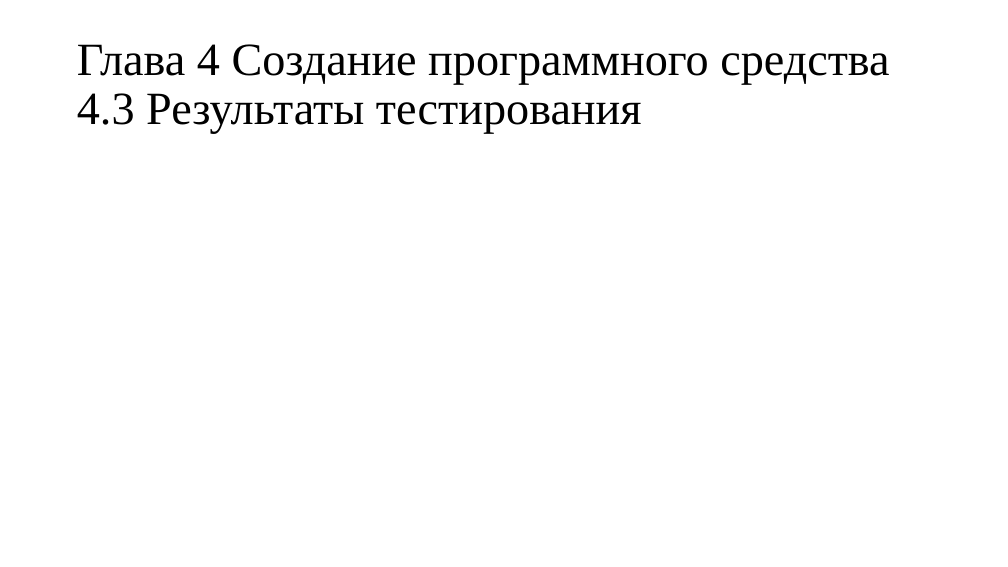
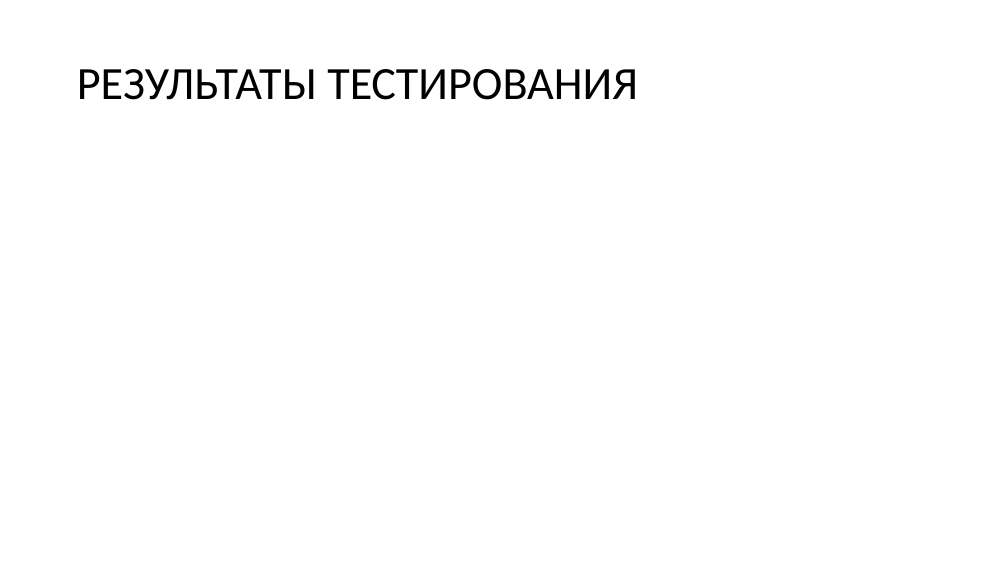
Before and after one commit to Wideweb/-digital-psychology-docs, a slide deck: slide 9 of Алькевич А.С/Презентация.pptx (slide 21 before the commit). Drawn at 1008x567 pixels with LibreOffice and Linux fonts; fonts in the diff are those of the drawing; grey boxes stand for pictures. Boxes give left, top, right and bottom in pixels: in the first picture for what was removed or moved away, otherwise in the second. Text is boxed around its words. In the diff, an @@ line names an element or a change of style, - is before the commit and + after.

```diff
--- a/Алькевич А.С/Презентация.pptx
+++ b/Алькевич А.С/Презентация.pptx
@@ title at (77,69,638,100): text changed; font Times New Roman to Calibri @@
-Глава 4 Создание программного средства
-4.3 Результаты тестирования
+РЕЗУЛЬТАТЫ ТЕСТИРОВАНИЯ
```
Also in this commit, not shown: 3 other slides changed, 8 slides added, 12 slides removed.
